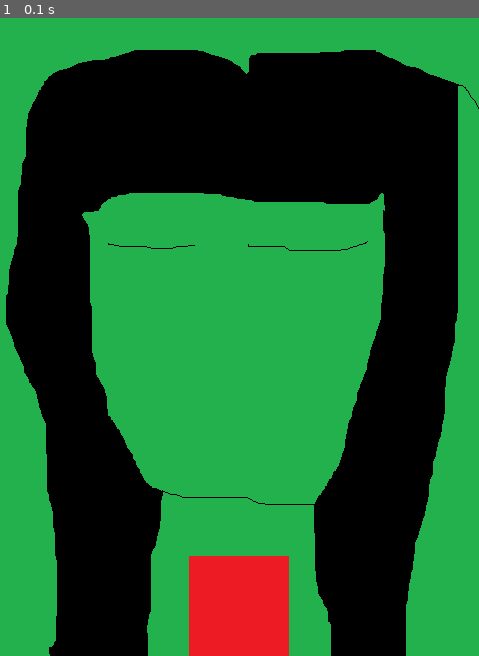
Above: before the commit, frame 1.
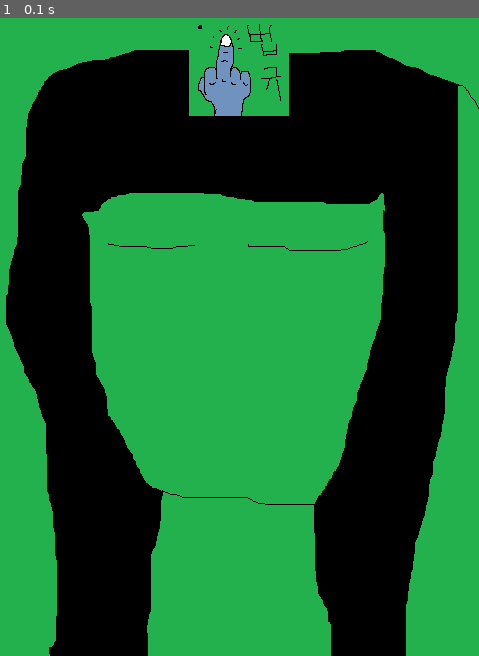
Above: after the commit, the same moment.

Repository: librabit/codeplay
Game: pygame game, started from pygame_original/03_mainSprite.py
Same seed, same stepped clock (60 frames per second), same inputs: the game is played once before the commit and once after it.
Inputs:
- Up to frame 1 (0.1 s): no input

The runs differ from the first frame. In frame 1, 5.3% of the frame differs, in the area x 39-61%, y 0-100%.

Commit message:
4월15일 홍석명석 그림변경

Diff:
--- a/pygame_original/03_mainSprite.py
+++ b/pygame_original/03_mainSprite.py
@@ -21,8 +21,8 @@
 character_size = character.get_rect().size #스프라이트를 사각형 형태로 가로세로 크기 구함
 character_width = character_size[0] #위에서 얻은 튜플의 1번째 값. 자동생성
 character_height = character_size[1] #위에서 얻은 튜플의 2번째 값. 자동생성.
-character_xPos = screen_width / 2 - character_width / 2 #화면 가로 정중앙
-character_yPos = screen_height - character_height #화면 세로 맨아래
+character_xPos = (screen_width / 2) - (character_width / 2) #화면 가로 정중앙
+character_yPos = 0 #화면 세로 맨아래
 
 #이벤트 루프 - 종료까지 대기
 running = True #실행중인지 확인
Binary file changed: pygame_original/source/character.png
